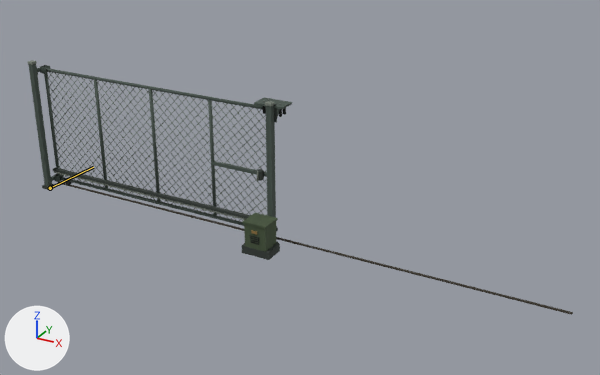
What one commit did to the Blender file art/SG_ChainLink.blend.
One viewpoint serves both versions: a 50 mm camera at (9.22, -8.62, 5.27) aimed at (4.4, 0.14, 0.89). Arrows for +X, +Y and +Z are at lower left; the lights stay in place. The older version comes first. Both versions are drawn at frame 49 of the action 'SG_Close.004'; the numbers are the values there. The bones that bend it are drawn over the model as lines.

Objects in the first picture: 'SG_4_Drive.001', 'SG_4_Leaf.001', 'SG_4_Post_Left.001', 'SG_4_Post_Right.001' and 8 more.
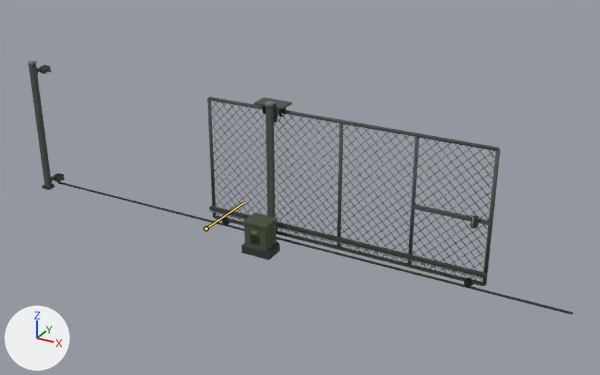
What the commit changed:
Bone 'DoorBone' (bone_doorbone) moves from (0.0, 0.0, 0.0) to (2.963, 0.0, 0.0).

Location of each change, [x1, y1, x2, y2] in pixels of the pictures (600 x 375 px):
'SG_4_Leaf.001', posed (26% wider, 20% taller): before [44, 68, 276, 226]; after [207, 97, 500, 287]
bone 'DoorBone', root to tip: before (50, 188) to (93, 167); after (206, 228) to (244, 202)
